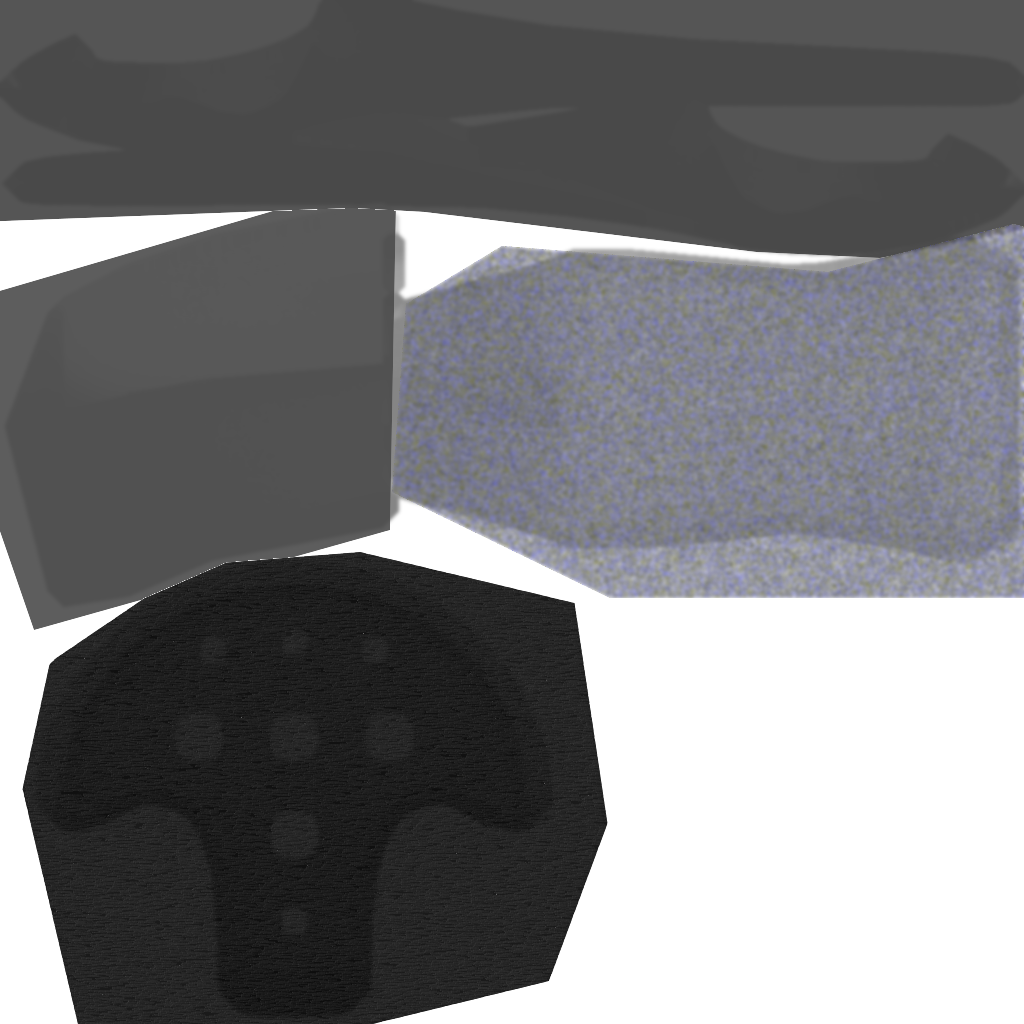
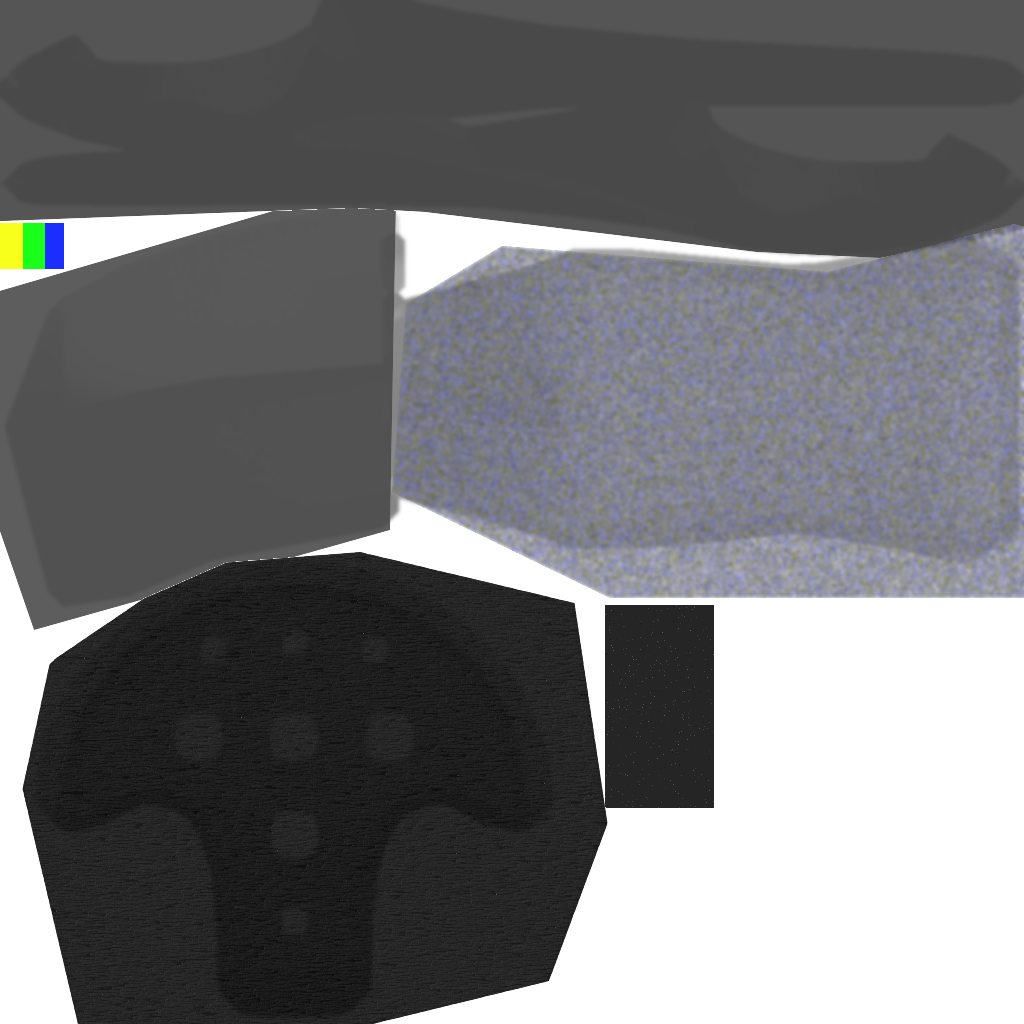
Revision of a layered 1024x1024 image; what changed, layer by layer:
painted on "texlayer" over [0, 223, 714, 808]
